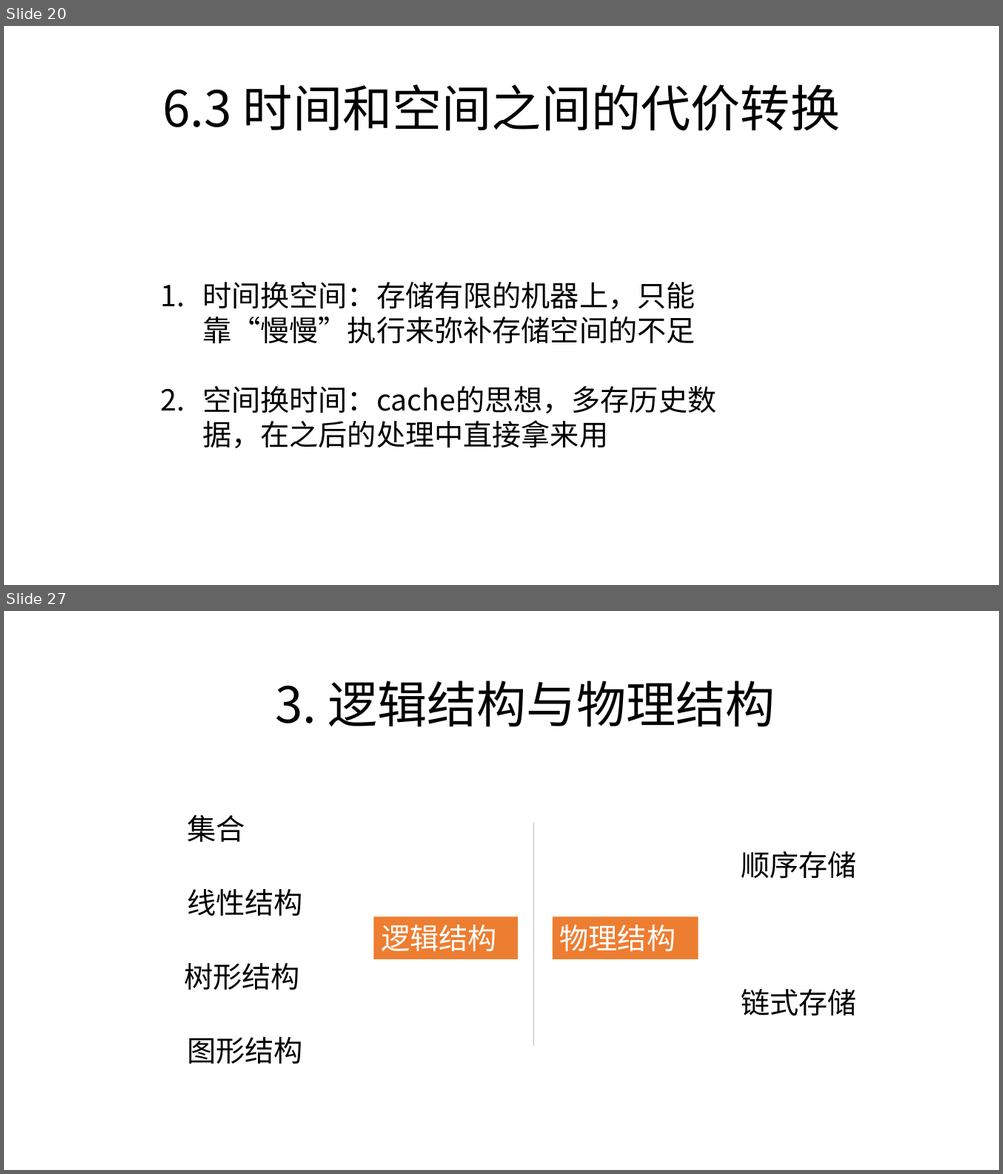
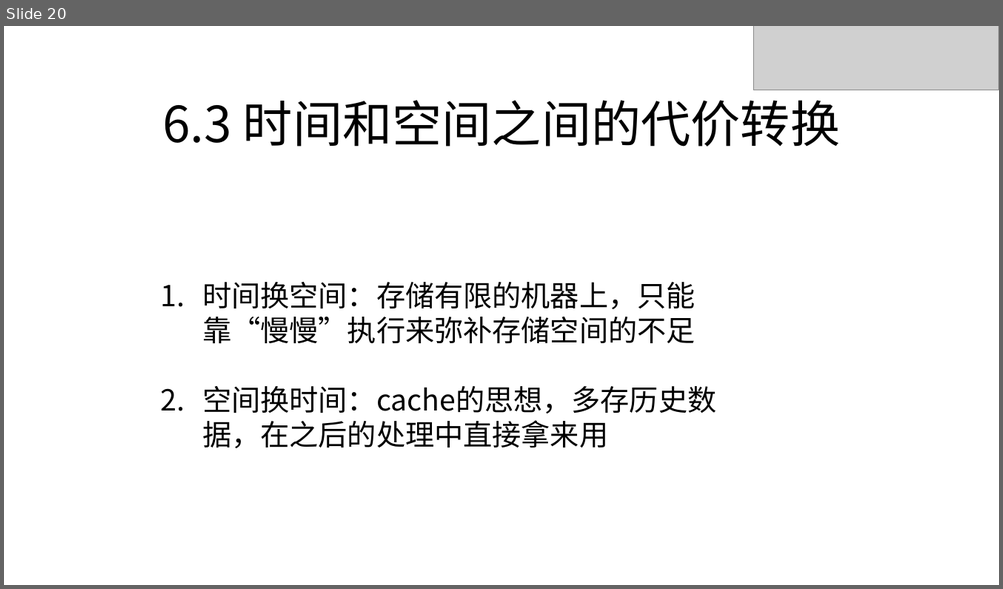
Before and after one commit to zjyesir/hmc_data_structure, a slide deck: 1.2算法.pptx. Shown one above the other, each under a label of ours: slides 20 and 27 before the commit, slide 20 after it; the slides between them are not shown. The pictures are 1003x1174 and 1003x589 pixels, drawn with LibreOffice and Linux fonts; fonts in the diff are those of the drawing; grey boxes stand for pictures; background and template pictures are left out. Boxes give left, top, right and bottom in pixels: in the first picture for what was removed or moved away, otherwise in the second. Text is boxed around its words. In the diff, an @@ line names an element or a change of style, - is before the commit and + after.

```diff
--- a/1.2算法.pptx
+++ b/1.2算法.pptx
@@ slide 27 removed at box(4, 611, 999, 1170), background picture (left out) @@
@@ text removed at box(275, 681, 775, 727) @@
-3. 逻辑结构与物理结构
@@ text removed at box(187, 815, 244, 842) @@
-集合
@@ line removed from (534, 823) to (534, 1047) @@
@@ text removed at box(740, 851, 856, 879) @@
-顺序存储
@@ text removed at box(187, 889, 303, 916) @@
-线性结构
@@ rectangle removed at box(373, 917, 518, 960) @@
-逻辑结构
@@ rectangle removed at box(552, 917, 698, 960) @@
-物理结构
@@ text removed at box(184, 963, 300, 990) @@
-树形结构
@@ text removed at box(740, 989, 856, 1016) @@
-链式存储
@@ text removed at box(187, 1037, 303, 1064) @@
-图形结构
@@ slide 20 changed as well @@
@@ picture added at box(754, 26, 999, 90) @@
@@ text "6.3 时间和空间之间的代价转换": place and size @@
-text "6.3 时间和空间之间的代价转换" at box(163, 84, 839, 131)
+text "6.3 时间和空间之间的代价转换" at box(163, 100, 839, 147)
```
Also in this commit, not shown: 19 other slides changed, 13 other slides removed, 4 other files.
